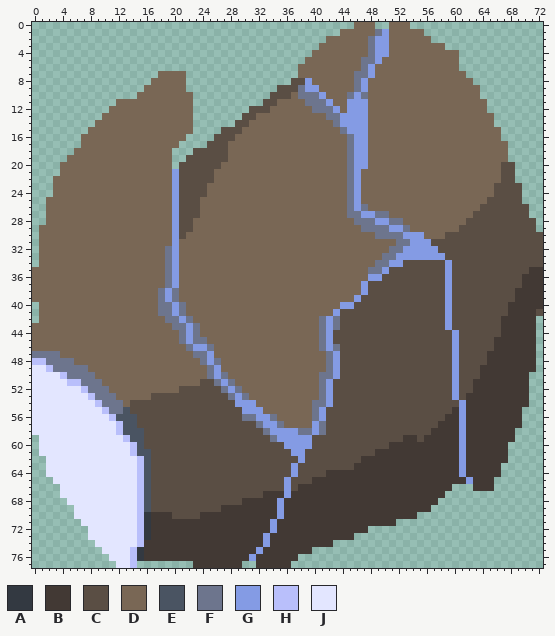
Edited in one commit: sprite sheet (Assets/Art/L_UpArm.png). This is how it looked before the edit.
The file is 73x78 pixels.
Palette (. is transparent): A #333941  B #423934  C #5a4e44  D #796755  E #4a5462  F #6d758d  G #849be4  H #b9bffb  J #e3e6ff
Once edited:
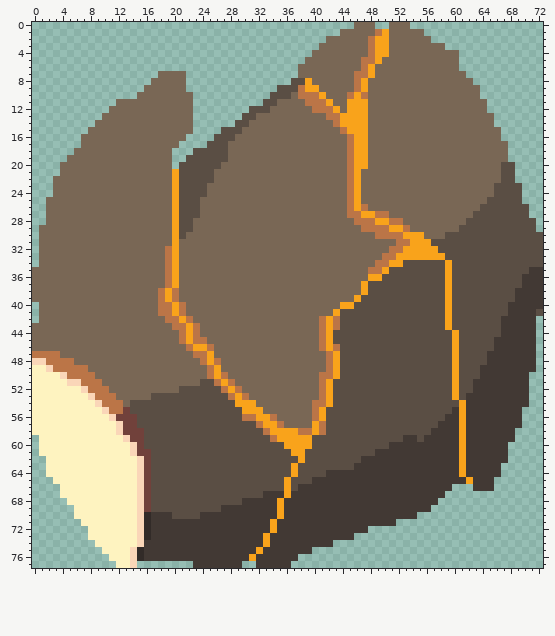
Diff:
@@ palette @@
-A #333941
+A #322b28
-E #4a5462
+E #71413b
-F #6d758d
+F #bb7547
-G #849be4
+G #f9a31b
-H #b9bffb
+H #fad6b8
-J #e3e6ff
+J #fef3c0
Changed places in both pictures, as pixel boxes (x1, y1, x2, y2):
changed: (158, 29, 473, 561)
changed: (32, 351, 151, 568)
